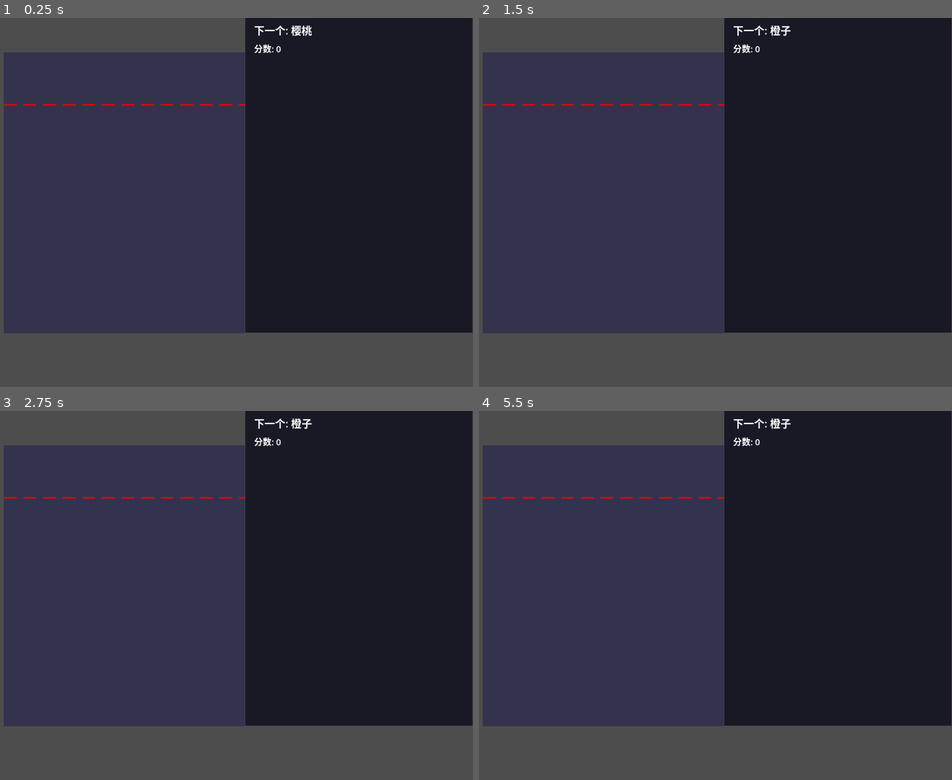
Above: before the commit, frames 1-4 (two rows, left to right).
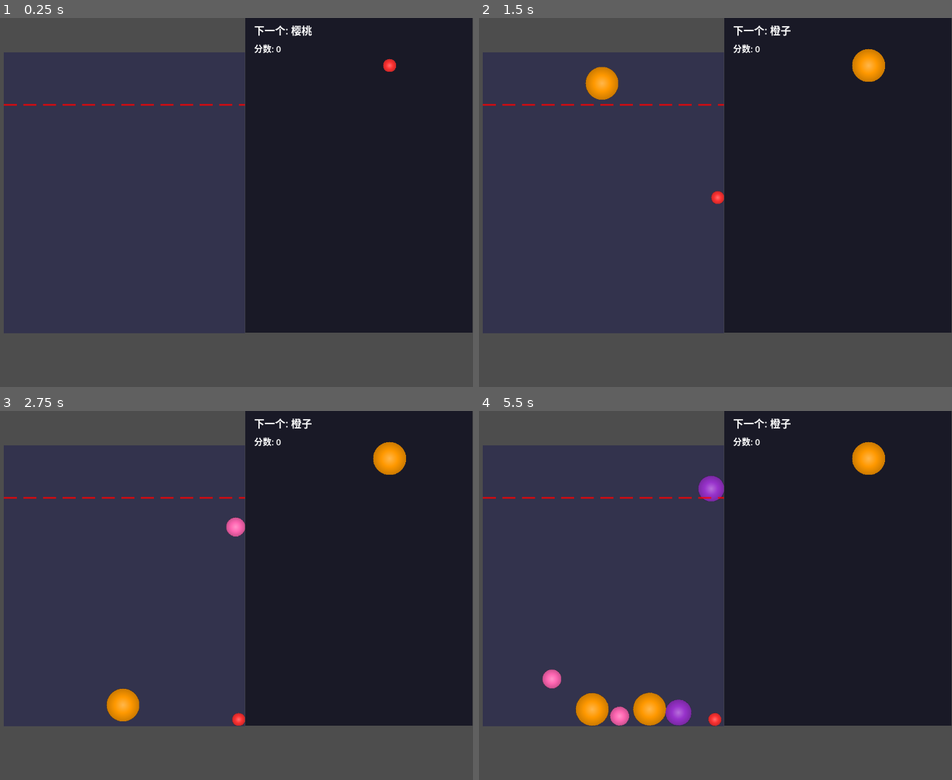
Above: after the commit, the same moments.

Repository: atom32/syn_melon
Game: Godot game, scene res://scenes/Main.tscn
The game is run twice, just before and just after one commit, with the same random seed, the same clock (stepped at 60 frames per second) and the same inputs.
Inputs (mouse positions are in pixels of both pictures, inside the frame that each line leads up to):
- Up to frame 1 (0.25 s): no input
- Up to frame 2 (1.5 s): tap Enter at 0.5 s; move the mouse to (810, 184) at 0.52 s; click (810, 184) at 0.67 s; move the mouse to (601, 220) at 1.27 s; click (601, 220) at 1.42 s
- Up to frame 3 (2.75 s): move the mouse to (274, 514) at 2.02 s; click (274, 514) at 2.17 s
- Up to frame 4 (5.5 s): move the mouse to (677, 669) at 2.77 s; click (677, 669) at 2.92 s; move the mouse to (852, 650) at 3.52 s; click (852, 650) at 3.67 s; move the mouse to (549, 540) at 4.27 s; click (549, 540) at 4.42 s; move the mouse to (724, 595) at 5.02 s; click (724, 595) at 5.17 s

The runs differ from the first frame. In frame 1, less than 0.1% of the frame differs, in the area x 80-84%, y 10-15%; in frame 2, 1.1%; in frame 3, 1.2%; in frame 4, 2.5%, in the area x 13-86%, y 8-86%.
Error before the commit: Parse Error: The function signature doesn't match the parent. Parent signature is "get_name() -> String". (res://scripts/FruitConfig.gd:28)

Commit message:
fix: rename get_name to get_fruit_name to avoid Node method conflict

Diff:
--- a/scripts/FruitConfig.gd
+++ b/scripts/FruitConfig.gd
@@ -25,7 +25,7 @@
 
 
 ## 获取水果名称
-static func get_name(level: int) -> String:
+static func get_fruit_name(level: int) -> String:
 	return get_config(level)["name"]
 
 
Not shown, added: scripts/EffectManager.gd.uid
Not shown, added: scripts/FruitConfig.gd.uid
Not shown, added: scripts/TextureGenerator.gd.uid
